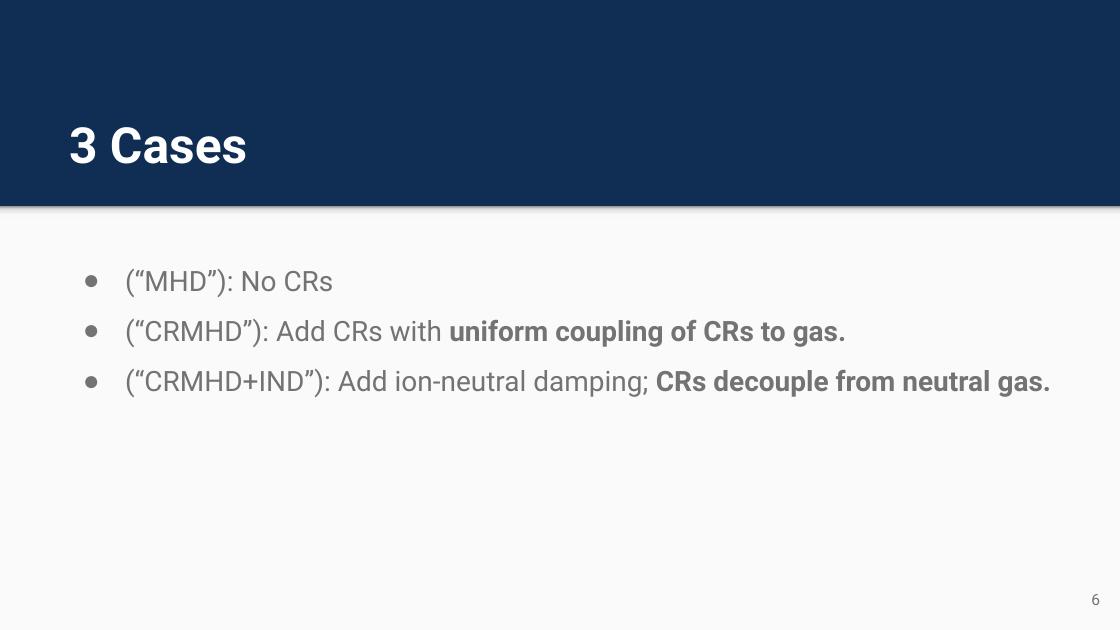
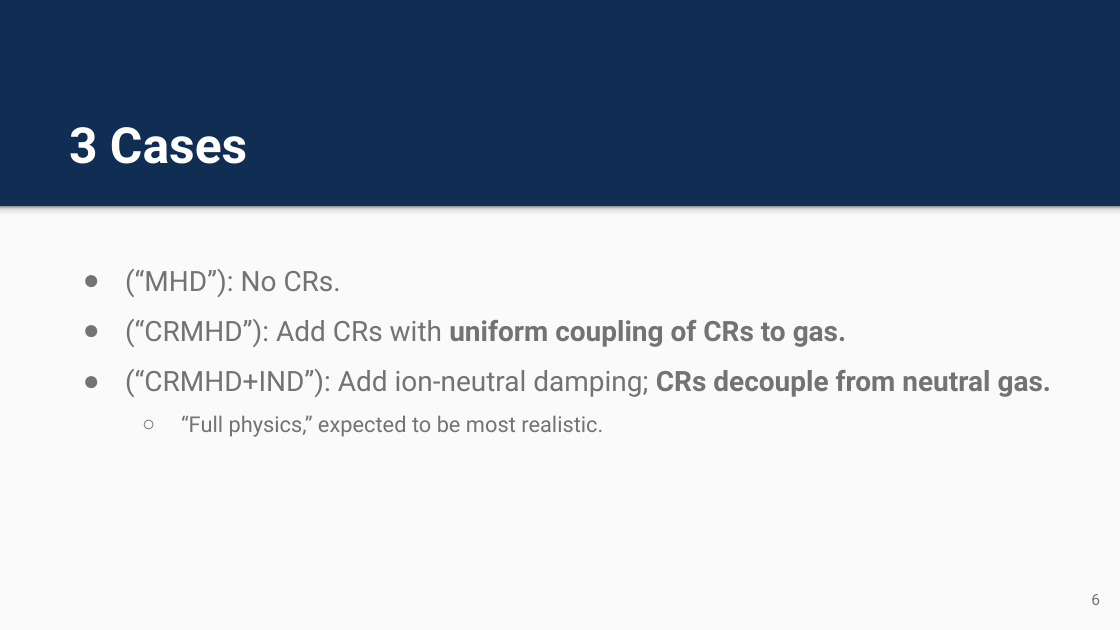
Before and after one commit to bsike/brsike.github.io, a slide deck: slide 6 of aas2025/sike_aas_2025_ppt.pptx. Drawn at 1120x630 pixels with LibreOffice and Linux fonts; fonts in the diff are those of the drawing. Boxes give left, top, right and bottom in pixels: in the first picture for what was removed or moved away, otherwise in the second. Text is boxed around its words. In the diff, an @@ line names an element or a change of style, - is before the commit and + after.

Commit message:
Update slides grammar, punctuation.

```diff
--- a/aas2025/sike_aas_2025_ppt.pptx
+++ b/aas2025/sike_aas_2025_ppt.pptx
@@ text at [125, 269, 341, 297]: text changed @@
-● (“MHD”): No CRs
+● (“MHD”): No CRs.
@@ text at [181, 415, 603, 437]: paragraph added @@
+  ○ “Full physics,” expected to be most realistic.
```
Also in this commit, not shown: 2 other slides changed, 1 other file.
